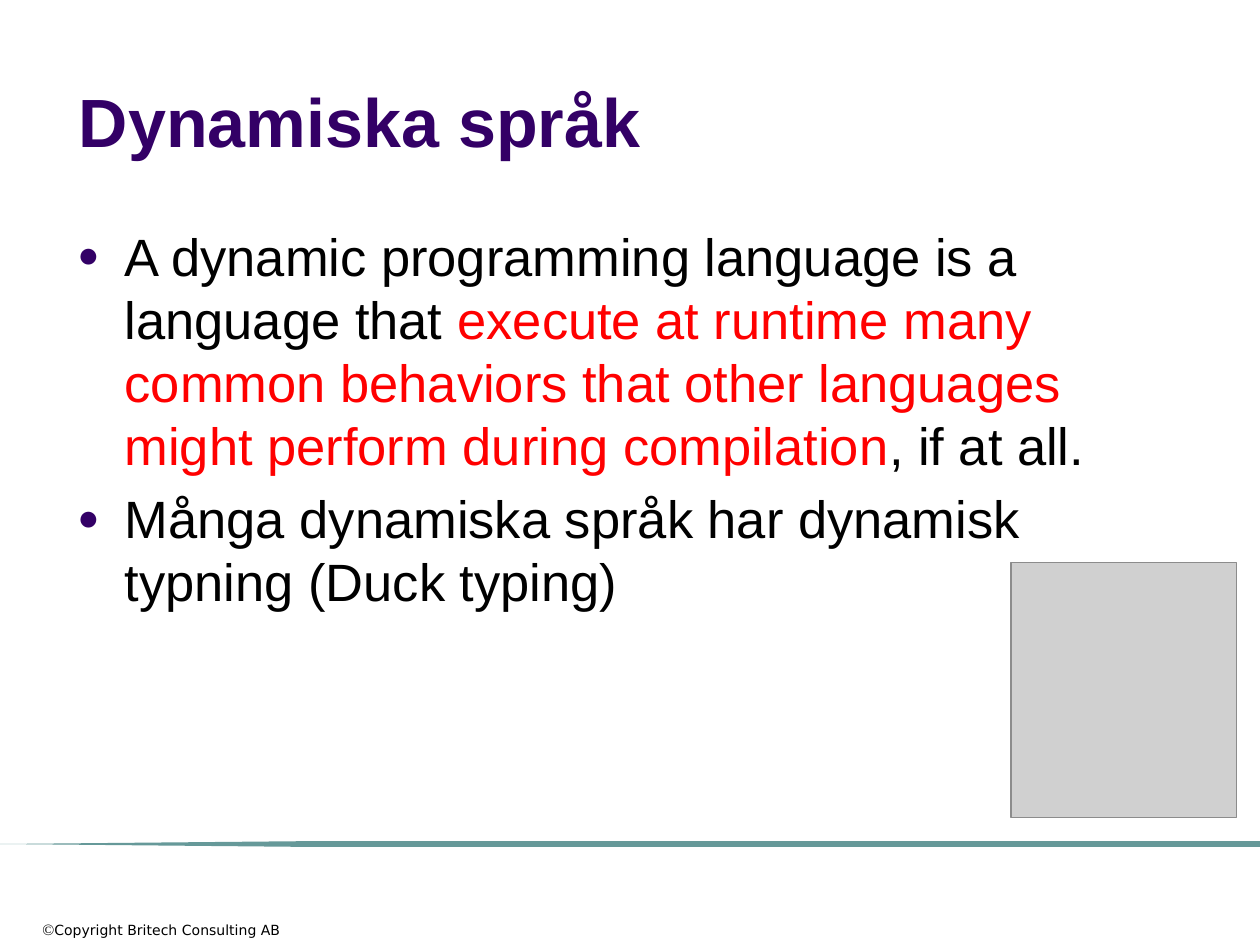
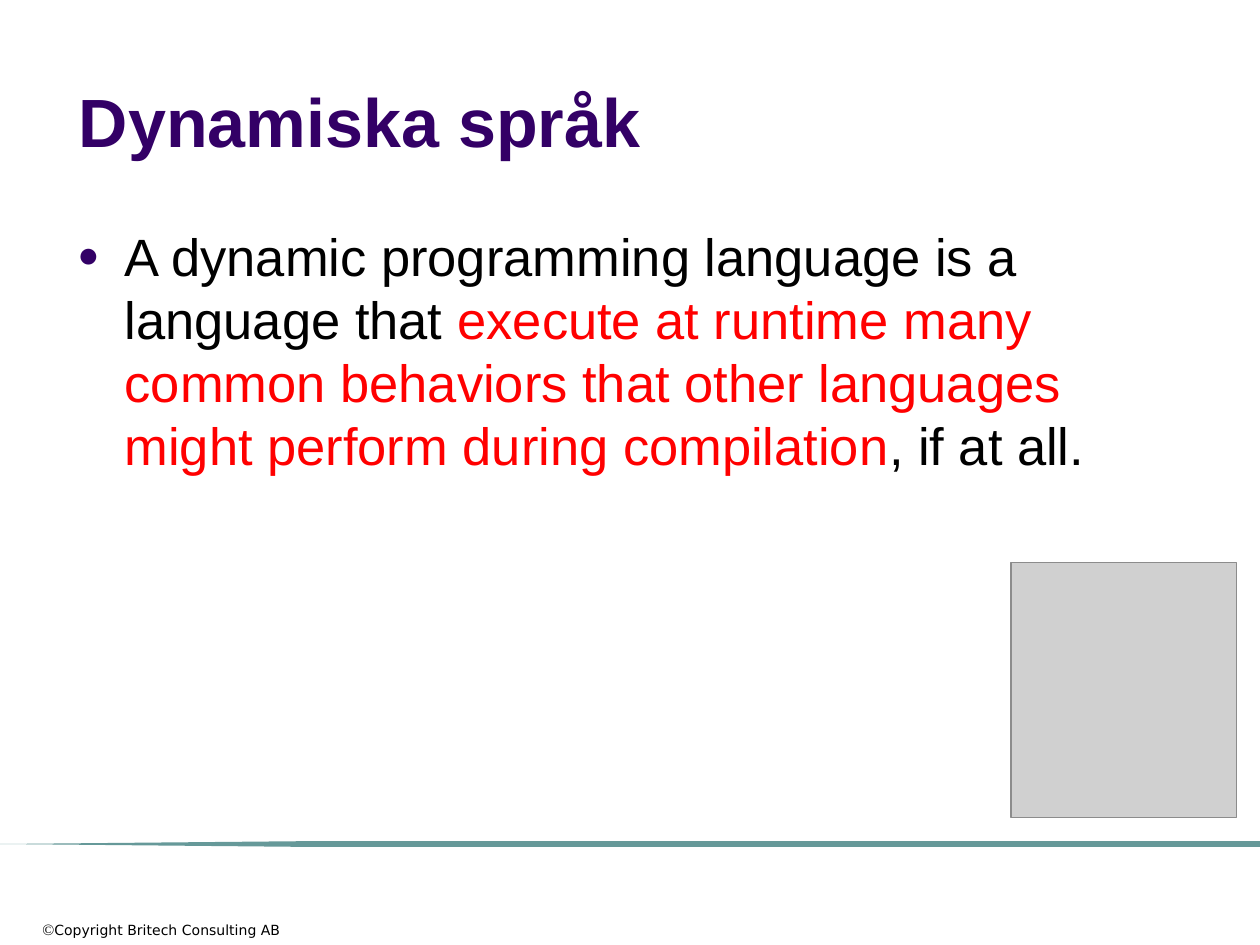
Before and after one commit to me97esn/groovyseminarium, a slide deck: slide 18 of groovyseminarie/dokument/groovyseminarium_source_w_logo.pptx (slide 8 before the commit). Drawn at 1260x945 pixels with LibreOffice and Linux fonts; fonts in the diff are those of the drawing; grey boxes stand for pictures; background and template pictures are left out. Boxes give left, top, right and bottom in pixels: in the first picture for what was removed or moved away, otherwise in the second. Text is boxed around its words. In the diff, an @@ line names an element or a change of style, - is before the commit and + after.

```diff
--- a/groovyseminarie/dokument/groovyseminarium_source_w_logo.pptx
+++ b/groovyseminarie/dokument/groovyseminarium_source_w_logo.pptx
@@ text at [125, 496, 1020, 612]: paragraph removed @@
-● Många dynamiska språk har dynamisk typning (Duck typing)
```
Also in this commit, not shown: 8 other slides changed, 34 slides added, 14 slides removed, 1 other file.
